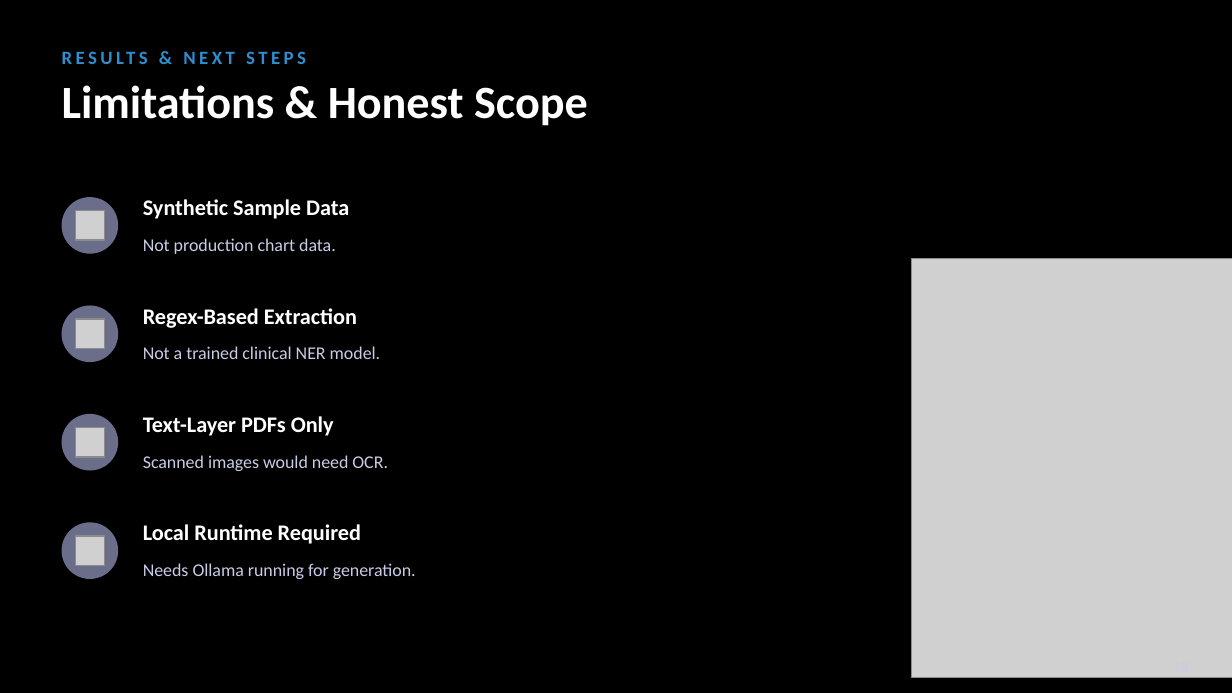
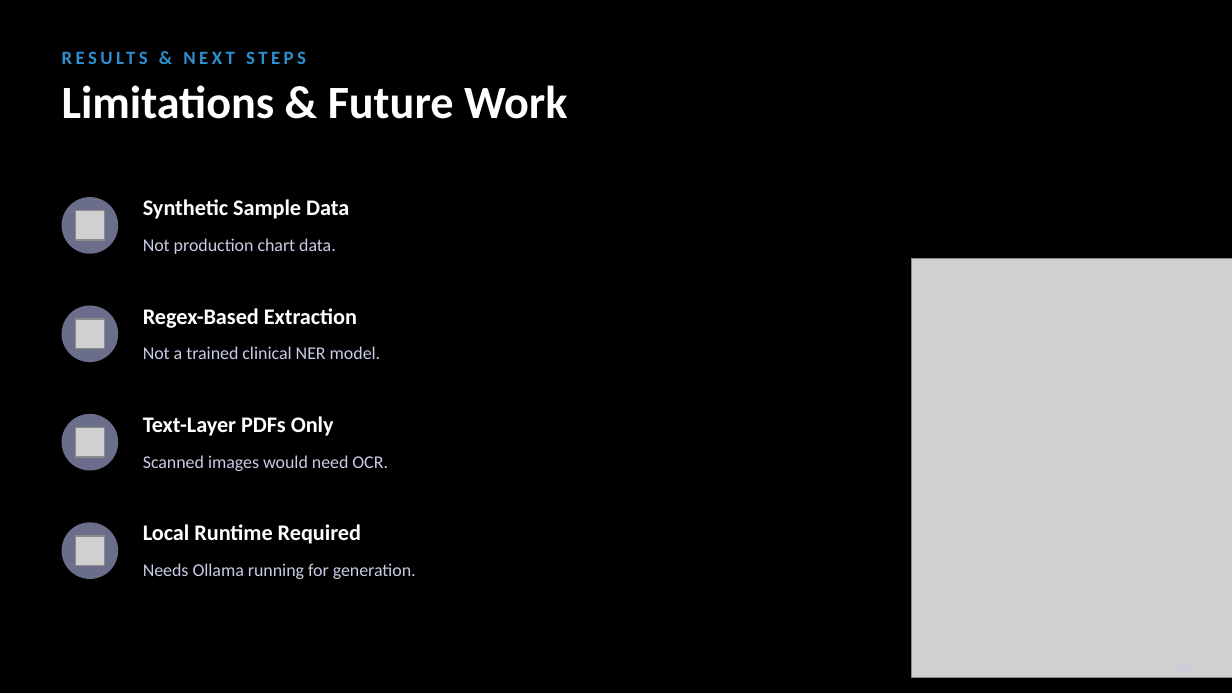
Before and after one commit to evierkim/cotiviti-intern-poc-agentic-rag, a slide deck: slide 15 of Cotiviti_PowerPoint.pptx (slide 18 before the commit). Drawn at 1232x693 pixels with LibreOffice and Linux fonts; fonts in the diff are those of the drawing; grey boxes stand for pictures. Boxes give left, top, right and bottom in pixels: in the first picture for what was removed or moved away, otherwise in the second. Text is boxed around its words. In the diff, an @@ line names an element or a change of style, - is before the commit and + after.

```diff
--- a/Cotiviti_PowerPoint.pptx
+++ b/Cotiviti_PowerPoint.pptx
@@ text at [62,85,567,119]: text changed @@
-Limitations & Honest Scope
+Limitations & Future Work
```
Also in this commit, not shown: 13 other slides changed, 4 slides removed.
